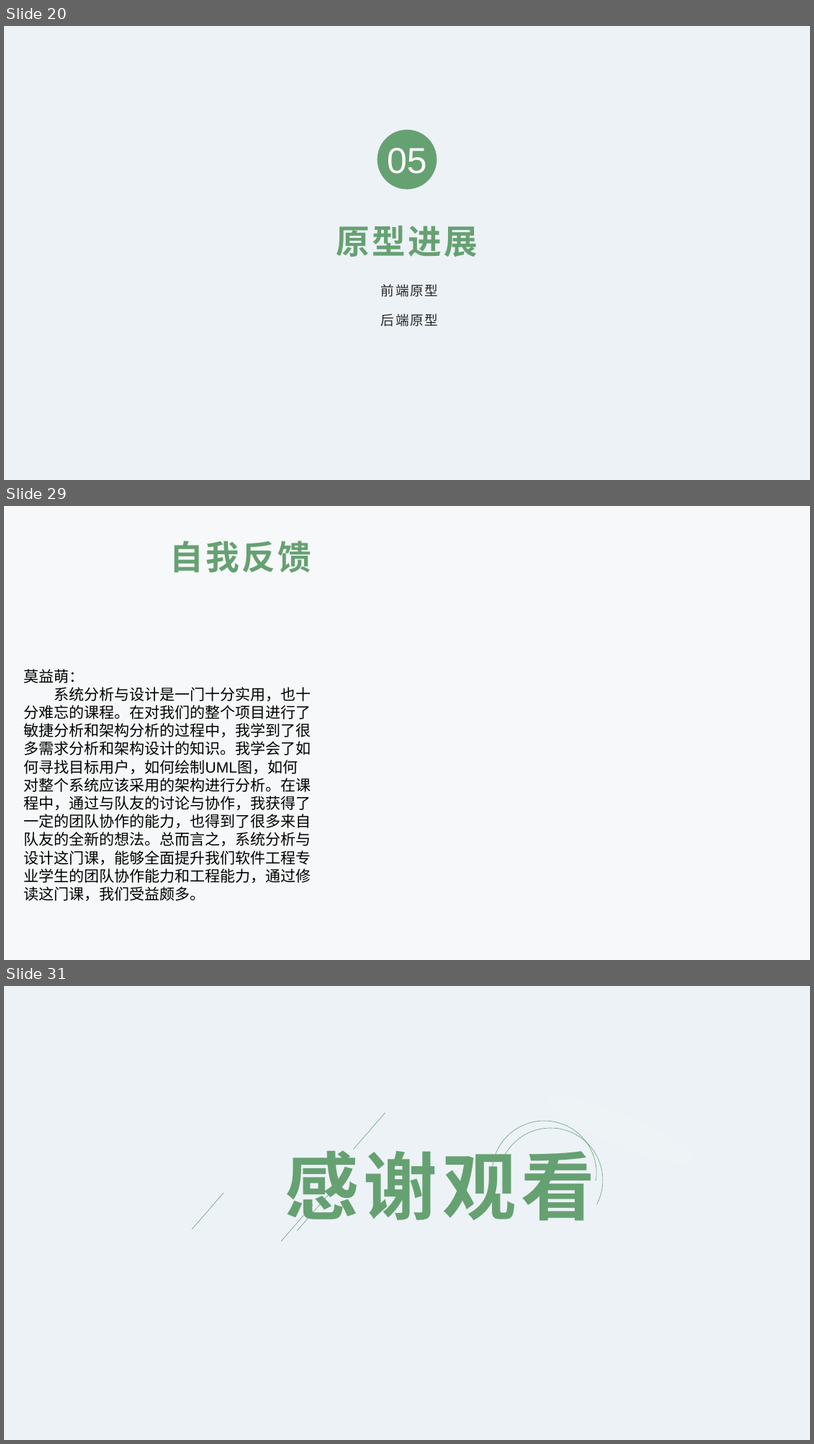
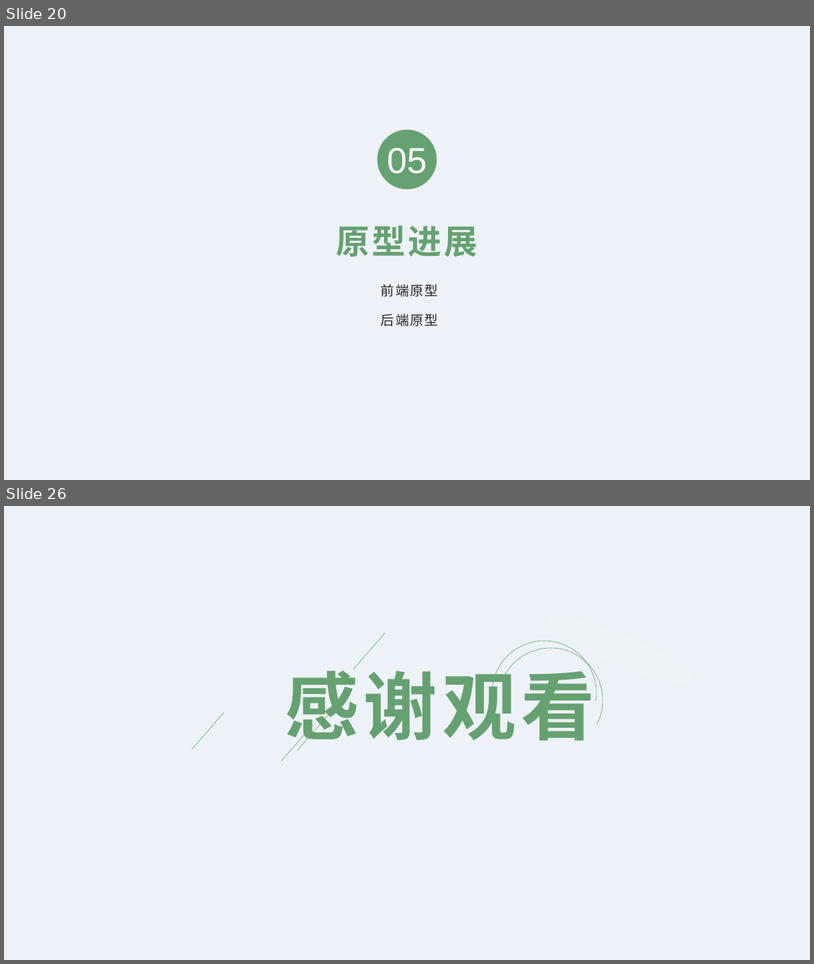
Before and after one commit to TangciuYueng/SAD, a slide deck: HWpre-Final.pptx. Shown one above the other, each under a label of ours: slides 20, 29 and 31 before the commit, slides 20 and 26 after it; the slides between them are not shown. The pictures are 814x1444 and 814x964 pixels, drawn with LibreOffice and Linux fonts; fonts in the diff are those of the drawing; background and template pictures are left out. Boxes give left, top, right and bottom in pixels: in the first picture for what was removed or moved away, otherwise in the second. Text is boxed around its words. In the diff, an @@ line names an element or a change of style, - is before the commit and + after.

```diff
--- a/HWpre-Final.pptx
+++ b/HWpre-Final.pptx
@@ slide 29 removed at [4, 506, 810, 960], background picture (left out) @@
@@ title removed at [170, 541, 312, 573] @@
-自我反馈
@@ text removed at [24, 669, 311, 901] @@
-莫益萌：
-系统分析与设计是一门十分实用，也十分难忘的课程。在对我们的整个项目进行了敏捷分析和架构分析的过程中，我学到了很多需求分析和架构设计的知识。我学会了如何寻找目标用户，如何绘制UML图，如何对整个系统应该采用的架构进行分析。在课程中，通过与队友的讨论与协作，我获得了一定的团队协作的能力，也得到了很多来自队友的全新的想法。总而言之，系统分析与设计这门课，能够全面提升我们软件工程专业学生的团队协作能力和工程能力，通过修读这门课，我们受益颇多。
@@ what was slide 31 is now slide 26 @@
```
Also in this commit, not shown: 17 slides changed, 3 slides added, 7 other slides removed, 3 other files.
